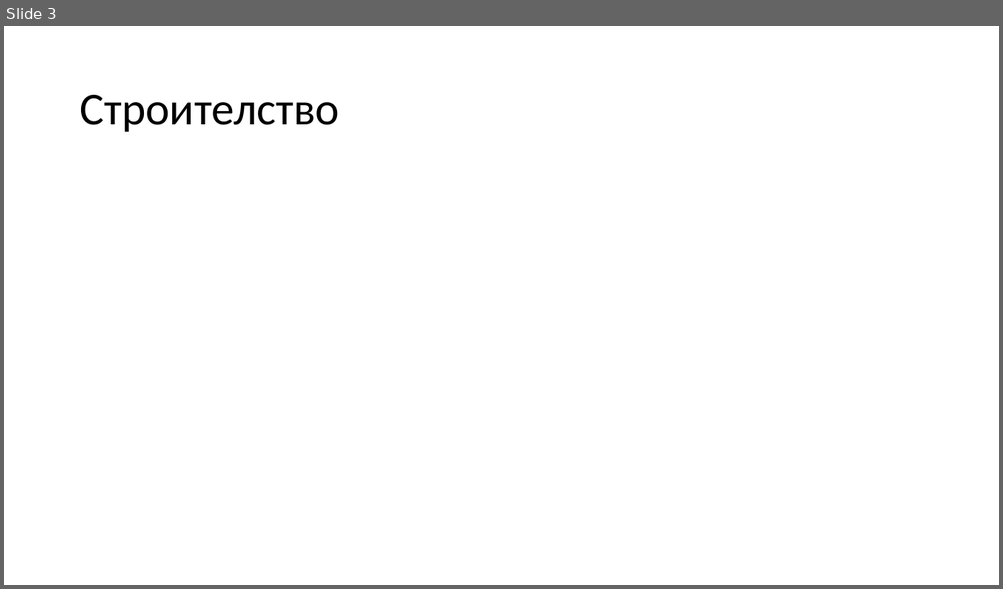
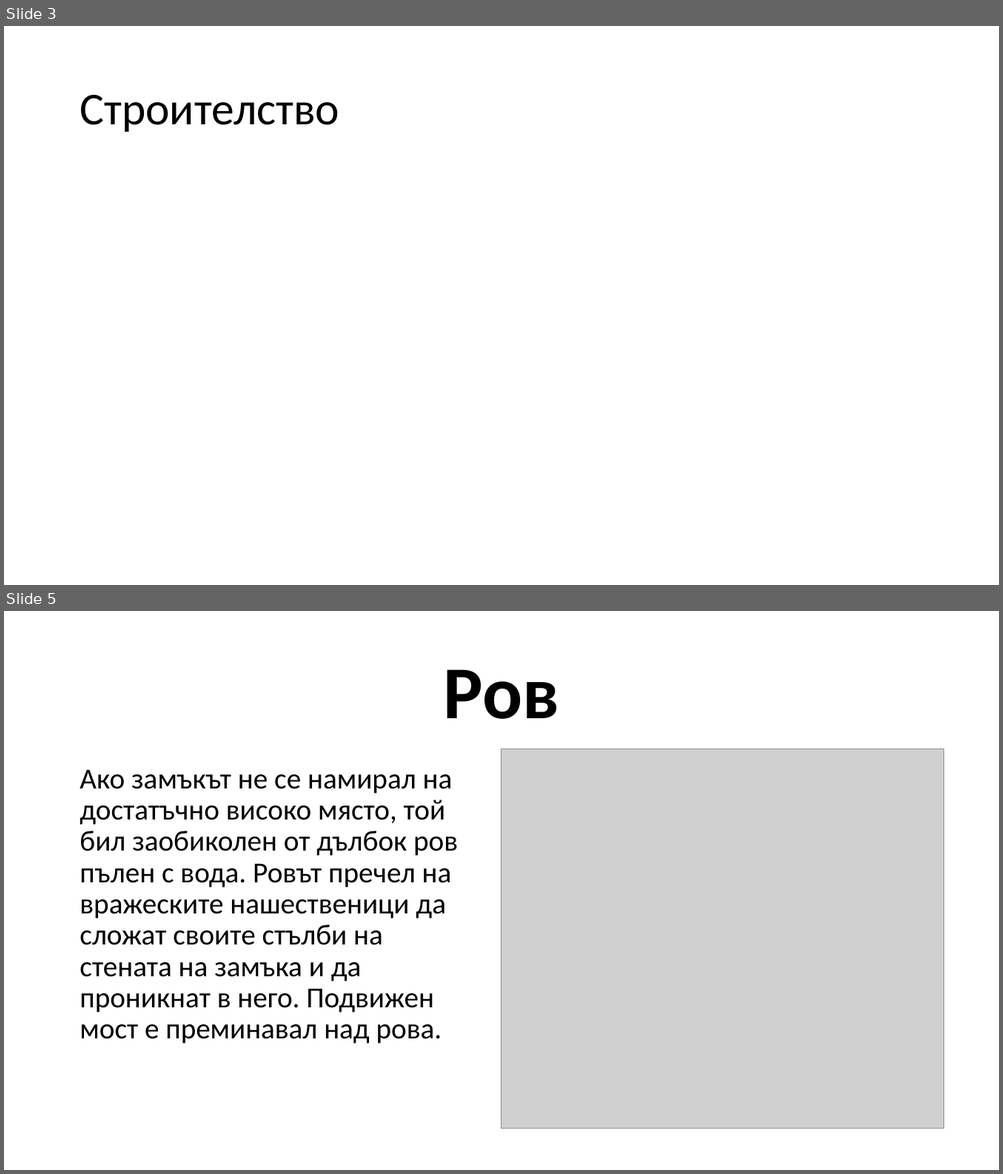
Before and after one commit to zahari02/Prezentaciq, a slide deck: Замъците в Средновековието.pptx. Shown one above the other, each under a label of ours: slide 3 before the commit, slides 3 and 5 after it; the slides between them are not shown. The pictures are 1003x589 and 1003x1174 pixels, drawn with LibreOffice and Linux fonts; fonts in the diff are those of the drawing; grey boxes stand for pictures. Boxes give left, top, right and bottom in pixels: in the first picture for what was removed or moved away, otherwise in the second. Text is boxed around its words. In the diff, an @@ line names an element or a change of style, - is before the commit and + after.

```diff
--- a/Замъците в Средновековието.pptx
+++ b/Замъците в Средновековието.pptx
@@ slide 5 added at bbox=[4, 611, 999, 1170], background #FFFFFF @@
@@ title added at bbox=[444, 669, 560, 719], 72 pt, text #000000, bold @@
+Ров
@@ picture added at bbox=[502, 749, 944, 1129] @@
@@ text added at bbox=[79, 770, 458, 1044], 28 pt, text #000000 @@
+Ако замъкът не се намирал на достатъчно високо място, той бил заобиколен от дълбок ров пълен с вода. Ровът пречел на вражеските нашественици да сложат своите стълби на стената на замъка и да проникнат в него. Подвижен мост е преминавал над рова.
```
Also in this commit, not shown: 1 slide changed, 2 other slides added, 1 slide removed.
